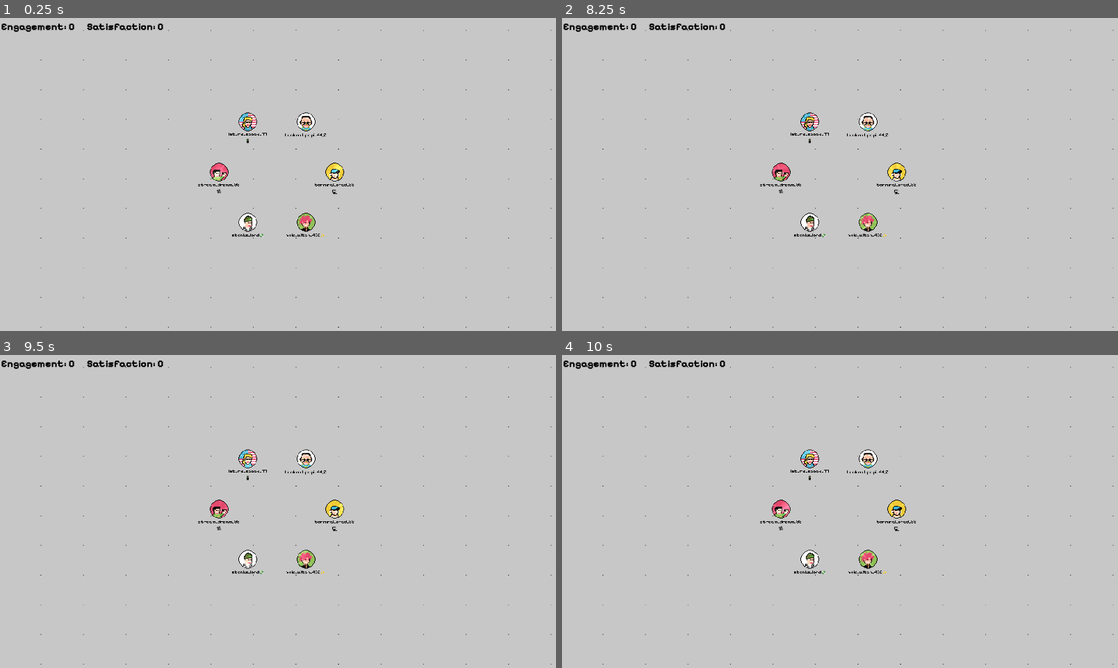
Above: before the commit, frames 1-4 (two rows, left to right).
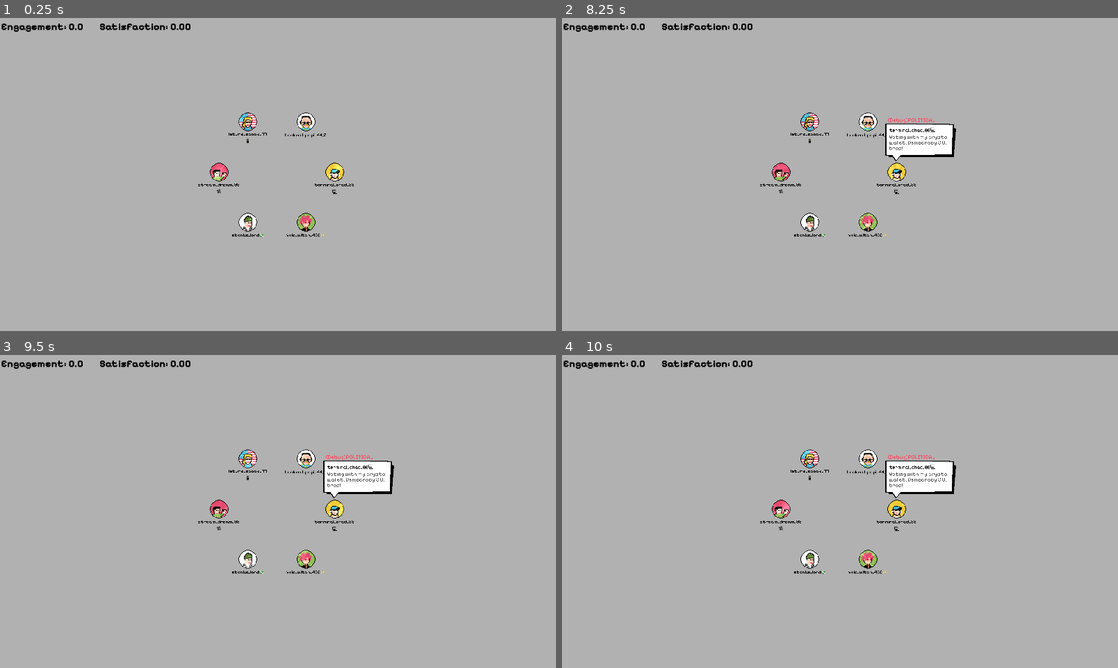
Above: after the commit, the same moments.

Repository: Pikachuxxxx/social-loops-gmtk
Game: Godot game, scene res://Scenes/main.tscn
Two runs of this game, one before a commit and one after it. Both use one fixed random seed, a clock stepped at 60 frames per second and the inputs below.
Inputs (mouse positions are in pixels of both pictures, inside the frame that each line leads up to):
- Up to frame 1 (0.25 s): no input
- Up to frame 2 (8.25 s): tap Enter at 0.5 s; move the mouse to (962, 158) at 0.52 s; hold Enter 0.53-1.25 s; click (962, 158) at 0.67 s; drag from (728, 190) to (812, 237) at 1.27 s; tap Space at 2 s; move the mouse to (895, 105) at 2.02 s; tap J at 2.1 s; click (895, 105) at 2.17 s; drag from (812, 237) to (673, 127) at 2.77 s; move the mouse to (1006, 221) at 3.52 s; hold Tab 3.53-4.25 s; click (1006, 221) at 3.67 s; drag from (673, 127) to (756, 96) at 4.27 s; move the mouse to (867, 174) at 5.02 s; hold Shift 5.03-5.75 s; click (867, 174) at 5.17 s; drag from (756, 96) to (728, 190) at 5.77 s; move the mouse to (962, 158) at 6.52 s; tap F at 6.6 s; click (962, 158) at 6.67 s; drag from (728, 190) to (812, 237) at 7.27 s; move the mouse to (895, 105) at 8.02 s; tap K at 8.1 s; click (895, 105) at 8.17 s
- Up to frame 3 (9.5 s): drag from (250, 574) to (111, 464) at 8.77 s
- Up to frame 4 (10 s): move the mouse to (1006, 558) at 9.52 s; hold Ctrl from 9.53 s (still down); click (1006, 558) at 9.67 s

The runs differ from the first frame. In frame 1, 0.3% of the frame differs, in the area x 7-100%, y 1-99%; in frame 2, 1.7%; in frame 3, 1.7%; in frame 4, 1.7%.

Commit message:
fixes and can remove from a single group

Diff:
--- a/Scenes/main.tscn
+++ b/Scenes/main.tscn
@@ -1,12 +1,11 @@
-[gd_scene load_steps=10 format=3 uid="uid://dcqben84wg4cm"]
+[gd_scene load_steps=9 format=3 uid="uid://dcqben84wg4cm"]
 
 [ext_resource type="Script" uid="uid://dh2c3yewo2rj0" path="res://Scripts/main.gd" id="1_bo1nx"]
 [ext_resource type="Script" uid="uid://dy1vb32td1nih" path="res://Scripts/Zuck.gd" id="2_8gbba"]
 [ext_resource type="Material" uid="uid://cimd6ew5o12xl" path="res://Shaders/Balatro.tres" id="3_21xkr"]
 [ext_resource type="Script" uid="uid://c4s7cypestpx" path="res://Scripts/CameraController.gd" id="3_kry3j"]
 [ext_resource type="AudioStream" uid="uid://dnsw6scgsmu44" path="res://assets/audio/sfx/idle_bgm.wav" id="4_6bp64"]
-[ext_resource type="Material" uid="uid://bqi0s5jfq76s1" path="res://Shaders/Grid.tres" id="6_6bp64"]
-[ext_resource type="Texture2D" uid="uid://dopd0qy2j0arw" path="res://assets/image/dps/persona_2.png" id="7_6bp64"]
+[ext_resource type="Script" uid="uid://i4ncmr0jhaqs" path="res://Scripts/RemoveFromGroup.gd" id="7_6bp64"]
 [ext_resource type="FontFile" uid="uid://dexwkjgp3ky6i" path="res://Fonts/PixelifySans-Bold.ttf" id="8_344ge"]
 
 [sub_resource type="LabelSettings" id="LabelSettings_ynf5e"]
@@ -42,13 +41,6 @@
 size_flags_horizontal = 4
 size_flags_vertical = 4
 
-[node name="Sprite2D" type="Sprite2D" parent="."]
-z_index = -505
-material = ExtResource("6_6bp64")
-position = Vector2(512, 512)
-scale = Vector2(1468.04, 1024)
-texture = ExtResource("7_6bp64")
-
 [node name="ZuckAlg" type="Node" parent="."]
 script = ExtResource("2_8gbba")
 post_cooldown_time_sec = 5
@@ -67,3 +59,19 @@
 layout_mode = 2
 text = "Engagement: 0      Satisfaction: 0"
 label_settings = SubResource("LabelSettings_ynf5e")
+
+[node name="Backdrop" type="CanvasLayer" parent="."]
+
+[node name="Polygon2D" type="Polygon2D" parent="Backdrop"]
+z_index = 100
+z_as_relative = false
+position = Vector2(325.404, 275.003)
+scale = Vector2(0.630199, 0.547395)
+color = Color(0, 0, 0.105882, 0.866667)
+polygon = PackedVector2Array(-536.979, -502.385, 2536, -517, 2543, 1483, 978.68, 1486.54, -529, 1498)
+
+[node name="RemoveNodeFromGroups" type="Node2D" parent="Backdrop" node_paths=PackedStringArray("mainNode")]
+z_index = 200
+z_as_relative = false
+script = ExtResource("7_6bp64")
+mainNode = NodePath("../..")
--- a/Scenes/persona_node.tscn
+++ b/Scenes/persona_node.tscn
@@ -46,9 +46,11 @@
 autowrap_mode = 2
 
 [node name="DownvotesFX" parent="NodeCollisionShape2D" instance=ExtResource("3_68h33")]
+z_index = 3
 position = Vector2(0, -40)
 lifetime = 3.0
 
 [node name="LikesFx" parent="NodeCollisionShape2D" instance=ExtResource("4_6mfyq")]
+z_index = 3
 position = Vector2(0, -40)
 lifetime = 3.0
--- a/Scripts/GameManager.gd
+++ b/Scripts/GameManager.gd
@@ -18,8 +18,29 @@
 	var currTime = Time.get_ticks_msec()
 	if currTime - prevTime > 3 * 1000:
 		print(currTime)
-		var activePosts = PostManager.get_active_posts(currTime)
-		print("Active Posts: " + str(activePosts))
+		var activePostsCount = PostManager.get_active_posts_count(currTime)
+		print("Active Posts: " + str(activePostsCount))
+		var metrics2 = PostManager.get_global_metrics()
+		var totalLikes = PostManager._debug_get_global_metrics()
+		print("Engagement: " + str(metrics2.x) + ", Satisfaction: " + str(metrics2.y) + ", Total Likes: " + str(totalLikes))
 		prevTime = currTime
+
 	PostManager.process(currTime)
-	pass
+
+	var activePosts: Array[XPost] = PostManager.get_active_posts(currTime)
+	for activePost in activePosts:
+		if currTime > activePost.startAt and !activePost.isTriggered:
+			activePost.isTriggered = true
+			var node = Globals.get_persona_node(activePost.nodeId)
+			node.set_xpost(activePost)
+
+		for rxn in activePost.rxns:
+			if currTime > rxn.startAt and !rxn.isTriggered:
+				rxn.isTriggered = true
+				var rxnNode = Globals.get_persona_node(rxn.nodeId)
+				if rxn.type == Reaction.RxnType.LIKE:
+					rxnNode.animate_likes()
+				elif rxn.type == Reaction.RxnType.DISLIKE:
+					rxnNode.animate_dislikes()
+				elif rxn.type == Reaction.RxnType.COMMENT:
+					rxnNode.animate_comment()
--- a/Scripts/Globals.gd
+++ b/Scripts/Globals.gd
@@ -1,10 +1,33 @@
 extends Node
+
+const pixelFont = preload("res://Fonts/PixelifySans-Regular.ttf")
 
 var g_nodes: Array[PersonaNode] = []
 var g_groups: Array[GroupNode] = []
+const g_colors: Array[Color] = [Color.GREEN, Color.BLUE, Color.ORANGE, Color.DEEP_PINK, Color.BLUE_VIOLET, Color.CRIMSON, Color.LIGHT_CORAL, Color.YELLOW, Color.RED, Color.GHOST_WHITE, Color.DEEP_SKY_BLUE, Color.DARK_SALMON, Color.DARK_ORANGE, Color.DARK_GREEN, Color.DARK_CYAN, Color.YELLOW_GREEN]
+
+# Using this for a quick solve
+var updatingNodeId: int = 0
+var showBackdrop: bool = false
 
 func get_persona_node (nid: int) -> PersonaNode:
 	for node in g_nodes:
 		if node.id == nid:
 			return node
 	return null
+
+func get_reachable_node_ids (nid: int)-> Array[int]:
+	var reachableNodeIds: Array[int] = []
+	for group in g_groups:
+		if group.nodeIds.has(nid):
+			for rnid in group.nodeIds:
+				if rnid != nid and !reachableNodeIds.has(rnid):
+					reachableNodeIds.append(rnid)
+	return reachableNodeIds
+
+func get_node_groups (nid: int) -> Array[GroupNode]:
+	var groups: Array[GroupNode] = []
+	for group in g_groups:
+		if group.nodeIds.has(nid):
+			groups.append(group)
+	return groups
--- a/Scripts/GroupNode.gd
+++ b/Scripts/GroupNode.gd
@@ -22,18 +22,18 @@
 func add_node_id (nodeId: int, nodeCB: Callable) -> void:
 	if not nodeIds.has(nodeId): # Use dictionary instead?
 		nodeIds.append(nodeId)
-		self.connect("post_created", nodeCB)
+		#self.connect("post_created", nodeCB)
 		onGroupUpdate.call()
 
 func insert_node_id (insertIdx: int, nodeId: int, nodeCB: Callable) -> void:
 	if not nodeIds.has(nodeId): # Use dictionary instead?
 		nodeIds.insert(insertIdx, nodeId)
-		self.connect("post_created", nodeCB)
+		#self.connect("post_created", nodeCB)
 		onGroupUpdate.call()
 
 func erase_node (nodeId: int, nodeCB: Callable):
 	nodeIds.erase(nodeId)
-	self.disconnect("post_created", nodeCB)
+	#self.disconnect("post_created", nodeCB)
 	onGroupUpdate.call()
 
 func make_post(post):
--- a/Scripts/PersonaNode.gd
+++ b/Scripts/PersonaNode.gd
@@ -26,7 +26,6 @@
 
 const PT = preload("res://Scripts/PostTypes.gd")
 const PERT = preload("res://Scripts/PersonaTypes.gd")
-const pixelFont = preload("res://Fonts/PixelifySans-Regular.ttf")
 const LikeFX = preload("res://FX/LikesFX.tscn")
 const DownvotesFX = preload("res://FX/DownvotesFX.tscn")
 
@@ -48,7 +47,7 @@
 	$NodeCollisionShape2D/Label.position += Vector2(0,85)
 
 	var labelSettings = LabelSettings.new()
-	labelSettings.font = pixelFont
+	labelSettings.font = Globals.pixelFont
 	labelSettings.font_color = Color.BLACK
 	labelSettings.font_size = 16
 	$NodeCollisionShape2D/Label.label_settings = labelSettings
@@ -112,6 +111,25 @@
 		$NodeCollisionShape2D/Post/PostType.text = "[Debug]" + PT.get_string_from_value(post.post_type)
 		deactivate_post_ui($NodeCollisionShape2D/Post)
 
+func set_xpost (post: XPost) -> void:
+	if persona and post:
+		$NodeCollisionShape2D/Post.visible = true
+		$NodeCollisionShape2D/Post/UserName.text = persona.user_name
+		## TODO: choose a post from post bank based on the type and intent etc.
+		$NodeCollisionShape2D/Post/PostMessage.text = PT.get_random_message(persona.persona_type, post.type)
+		$NodeCollisionShape2D/Post/PostType.text = "[Debug]" + PT.get_string_from_value(post.type)
+		deactivate_post_ui($NodeCollisionShape2D/Post)
+
+func animate_likes () -> void:
+	$NodeCollisionShape2D/LikesFx.restart()
+
+func animate_dislikes () -> void:
+	$NodeCollisionShape2D/DownvotesFX.restart()
+
+func animate_comment () -> void:
+	spawn_comment_sprite(position)
+
+
 func update_feed(post: Post, group: Group) -> void:
 	# If self posted don't react, but make the post
 	if(post.who_posted == id):
--- a/Scripts/PostManager.gd
+++ b/Scripts/PostManager.gd
@@ -17,72 +17,161 @@
 """
 const PT = preload("res://Scripts/PostTypes.gd")
 
-const POST_START_OFFSET = 3 * 1000
-const POST_MIN_END_OFFSET = 6 * 1000
+const POST_START_OFFSET = 2 * 1000
+const POST_MIN_END_OFFSET = 4 * 1000
 const RXN_START_OFFSET = 1 * 1000
 const RXN_TIME = 0.5 * 1000
-const RXN_COMMENT_TIME = 2 * 1000
-const RXN_COMMENT_READ_TIME = 2 * 1000 # Maybe calculate it dynamically
+const RXN_COMMENT_TIME = 1 * 1000
+const RXN_COMMENT_READ_TIME = 1 * 1000 # Maybe calculate it dynamically
 
 static var posts: Array[XPost] = []
 
 static func process(currTime: int) -> void:
-	var activePostCount = get_active_posts(currTime)
+	var activePostCount = get_active_posts_count(currTime)
 
 	#print("Posts Active: " + str(activePostCount))
 	if posts.size() == 0 and  currTime - GameManager.START_TIME > GameManager.START_TIME_OFFSET:
 		print("Create first post")
 		PostManager.generate_new_post(currTime)
 
-	if activePostCount == 0 and currTime - GameManager.START_TIME > GameManager.START_TIME_OFFSET + POST_START_OFFSET + POST_MIN_END_OFFSET:
+	if activePostCount < 2 and currTime - GameManager.START_TIME > GameManager.START_TIME_OFFSET + POST_START_OFFSET + POST_MIN_END_OFFSET:
 		PostManager.generate_new_post(currTime)
+
+static func generate_rxns (postStartAt: int, type: int, rxnIds: Array[int]):
+	var rxns: Array[Reaction] = []
+	for rxnId in rxnIds:
+		var rxnNode = Globals.get_persona_node(rxnId)
+		var likesPost = type & rxnNode.persona.likes > 0
+		var dislikesPost = type & rxnNode.persona.dislikes > 0
+		var rxn = Reaction.new()
+		rxn.startAt = postStartAt + RXN_START_OFFSET# + randi_range(0,4) * 1000
+		rxn.nodeId = rxnNode.id
+		if likesPost:
+			rxn.type = Reaction.RxnType.LIKE
+		elif dislikesPost:
+			rxn.type = Reaction.RxnType.DISLIKE
+		else:
+			# try random, favouring towards a like
+			rxn.type = Reaction.RxnType.NEUTRAL
+		rxns.append(rxn)
+		var commentTime = 0
+		if randf_range(0,1) > 0.5:
+			var commentRxn = Reaction.new()
+			commentRxn.type = Reaction.RxnType.COMMENT
+			commentRxn.nodeId = rxnNode.id
+			commentRxn.startAt = rxn.startAt + RXN_COMMENT_TIME# + randi_range(0,4) * 1000
+			commentRxn.comment = "Some comment"
+			if likesPost:
+				commentRxn.commentSense = 1
+			elif dislikesPost:
+				commentRxn.commentSense = -1
+			else:
+				commentRxn.commentSense = 0
+			commentTime = commentRxn.startAt + RXN_COMMENT_READ_TIME
+			rxns.append(rxn)
+	return rxns
 
 static func generate_new_post (currTime: int):
 	print("Generating new post")
 	var post = XPost.new()
-	post.startAt = currTime + POST_START_OFFSET
+	post.startAt = currTime + POST_START_OFFSET + randi_range(0,4) * 1000
 
 	var node = Globals.g_nodes[randi_range(0, Globals.g_nodes.size()-1)]
+	while get_active_posts(currTime).map(func(p): return p.nodeId).has(node.id):
+		node = Globals.g_nodes[randi_range(0, Globals.g_nodes.size()-1)]
+
 	post.type = Zuck.get_random_liked_index(node.persona.likes, PT.POST_TYPE.MAX_POST_TYPES)
 	post.nodeId = node.id
 
 	post.endAt = post.startAt + POST_MIN_END_OFFSET
-	for group in Globals.g_groups:
-		if group.nodeIds.has(post.nodeId):
-			for gNodeId in group.nodeIds:
-				if gNodeId != post.nodeId:
-					var rxnNode = Globals.get_persona_node(gNodeId)
-					var likesPost = post.type & rxnNode.persona.likes > 0
-					var rxn = Reaction.new()
-					rxn.startAt = post.startAt + RXN_START_OFFSET + randi_range(0,2) * 1000
-					rxn.nodeId = rxnNode.id
-					if likesPost:
-						rxn.type = Reaction.RxnType.LIKE
-					else:
-						rxn.type = Reaction.RxnType.DISLIKE
-					post.rxns.append(rxn)
-					var commentTime = 0
-					if randf_range(0,1) > 0.5:
-						var commentRxn = Reaction.new()
-						commentRxn.type = Reaction.RxnType.COMMENT
-						commentRxn.nodeId = rxnNode.id
-						commentRxn.startAt = rxn.startAt + RXN_COMMENT_TIME + randi_range(0,3) * 1000
-						commentRxn.comment = "Some comment"
-						commentTime = commentRxn.startAt + RXN_COMMENT_READ_TIME
-						post.rxns.append(rxn)
-					var postEndAt = rxn.startAt + RXN_TIME + commentTime
-					if postEndAt > post.endAt:
-						post.endAt = postEndAt
+
+	var reachableNodeIds = Globals.get_reachable_node_ids(post.nodeId)
+	post.rxns.append_array(generate_rxns(post.startAt, post.type, reachableNodeIds))
 	posts.append(post)
+
 	print("Post start: " + str(post.startAt) + ", end: " + str(post.endAt))
 	var likes = str(post.rxns.filter(func(rxn): return rxn.type == Reaction.RxnType.LIKE).size())
 	var dislikes = str(post.rxns.filter(func(rxn): return rxn.type == Reaction.RxnType.DISLIKE).size())
 	var comments = str(post.rxns.filter(func(rxn): return rxn.type == Reaction.RxnType.COMMENT).size())
 	print("\tLikes: " + likes + ", Dislikes: " + dislikes + ", Comments: " + comments)
 
-static func get_active_posts (currTime: int):
+static func update_rxns () -> void:
+	var currTime: int = Time.get_ticks_msec()
+	var activePosts = get_active_posts(currTime)
+	for activePost in activePosts:
+		var reachableNodeIds: Array[int] = Globals.get_reachable_node_ids(activePost.nodeId)
+
+		var reachedNodeIds: Array[int] = []
+		for rxn in activePost.rxns:
+			reachedNodeIds.append(rxn.nodeId)
+
+		for rxn in activePost.rxns:
+			if reachableNodeIds.has(rxn.nodeId):
+				reachableNodeIds.erase(rxn.nodeId)
+				reachedNodeIds.erase(rxn.nodeId)
+
+		# Removing rxns that are not reachable
+		for rxn in activePost.rxns:
+			if reachableNodeIds.has(rxn.nodeId) and currTime < rxn.endAt:
+				activePost.rxns.erase(rxn)
+
+		# Adding new rxns
+		activePost.rxns.append_array(generate_rxns(currTime, activePost.type, reachableNodeIds))
+	pass
+
+static func get_active_posts_count (currTime: int) -> int:
 	var activePostCount = 0
 	for post in posts:
 		if currTime < post.endAt:
 			activePostCount += 1
 	return activePostCount
+
+static func get_active_posts (currTime: int) -> Array[XPost]:
+	var activePosts: Array[XPost] = []
+	for post in posts:
+		if currTime < post.endAt:
+			activePosts.append(post)
+	return activePosts
+
+# Vector2(enagement, satisfaction)
+static func _debug_get_global_metrics () -> int:
+	var totalLikes: int = 0
+	for post in posts:
+		if post.isTriggered:
+			var likes = 0
+			var comments = 0
+			var positiveComments = 0
+			for rxn in post.rxns:
+				if rxn.isTriggered:
+					if rxn.type == Reaction.RxnType.LIKE:
+						likes += 1
+					elif rxn.type == Reaction.RxnType.COMMENT:
+						comments += 1
+						positiveComments += rxn.commentSense
+			totalLikes += likes + positiveComments * 2
+	return totalLikes
+
+# Vector2(enagement, satisfaction)
+static func get_global_metrics () -> Vector2:
+	var pastTime = Time.get_ticks_msec() - 30 * 1000 # 10 seconds window, all posts before that become irrelevant
+	var engagement: int = 0
+	var totalLikes: int = 0
+	for post in posts:
+		if post.endAt > pastTime and post.isTriggered:
+			var likes = 0
+			var dislikes = 0
+			var comments = 0
+			var positiveComments = 0
+			for rxn in post.rxns:
+				if rxn.isTriggered:
+					if rxn.type == Reaction.RxnType.LIKE:
+						likes += 1
+					elif rxn.type == Reaction.RxnType.DISLIKE:
+						dislikes += 1
+					elif rxn.type == Reaction.RxnType.COMMENT:
+						comments += 1
+						positiveComments += rxn.commentSense
+			engagement += likes + dislikes + comments * 2
+			totalLikes += likes + positiveComments * 2
+	var satisfaction: float = float(totalLikes)/engagement if engagement > 0 else 0
+	return Vector2(engagement, satisfaction)
--- /dev/null
+++ b/Scripts/RemoveFromGroup.gd
@@ -0,0 +1,61 @@
+extends Node2D
+class_name RemoveFromGroup
+
+@export var mainNode: Node2D
+
+const BUTTON_WIDTH = 175
+const BUTTON_HEIGHT = 60
+
+var removeNodes: Array[RemoveNode] = []
+
+func draw_group (pos: Vector2, color: Color) -> void:
+	draw_rect(Rect2(pos-Vector2(10,(BUTTON_HEIGHT/2)+5), Vector2(BUTTON_WIDTH+10, BUTTON_HEIGHT-8)), Color.NAVY_BLUE)
+
+	var textWidth = Globals.pixelFont.get_string_size("x", 0, -1, 40)
+	draw_string(Globals.pixelFont, pos, "x", 0, -1, 40, Color.RED)
+
+	pos += Vector2(45, 0)
+	draw_circle(pos-Vector2(0,10), 10, color)
+	draw_string(Globals.pixelFont, pos+Vector2(20,0), "Group", 0, -1, 34, Color.WHITE)
+
+func _draw () -> void:
+	var wSize: Vector2i = DisplayServer.screen_get_size()
+	var center: Vector2 = (wSize/2) - Vector2i(320, 220)
+	#var rectPos = Vector2(center.x, center.y)
+	#var rectSize =
+	#if Globals.updatingNodeId != null:
+	if Globals.updatingNodeId != null:
+		removeNodes.clear()
+		var groups = Globals.get_node_groups(Globals.updatingNodeId)
+		var overallHeight = BUTTON_HEIGHT * groups.size()
+		var startPos = center - Vector2(BUTTON_WIDTH/2, overallHeight/2)
+		var pos = startPos
+		for group in groups:
+			var removeNode = RemoveNode.new()
+			removeNode.group = group
+			removeNode.rectangle = Rect2(pos-Vector2(10,(BUTTON_HEIGHT/2)+5), Vector2(BUTTON_WIDTH+10, BUTTON_HEIGHT-8))
+			removeNodes.append(removeNode)
+			draw_group(pos, Globals.g_colors[group.id])
+			pos.y += BUTTON_HEIGHT
+		#draw_rect(Rect2(startPos, Vector2(BUTTON_WIDTH, BUTTON_HEIGHT)), Color.WHITE)
+	pass
+
+# Called when the node enters the scene tree for the first time.
+func _ready() -> void:
+	pass # Replace with function body.
+
+
+# Called every frame. 'delta' is the elapsed time since the previous frame.
+func _process(delta: float) -> void:
+	pass
+
+func _input(event: InputEvent) -> void:
+	if event is InputEventMouseButton:
+		if event.pressed and event.button_index == MOUSE_BUTTON_LEFT:
+			for removeNode in removeNodes:
+				print(removeNode.rectangle)
+				print(event.position)
+				if removeNode.rectangle.has_point(event.position):
+					removeNode.group.erase_node(Globals.updatingNodeId, func(): pass)
+					Globals.showBackdrop = false
+					mainNode.queue_redraw()
--- a/Scripts/entities/Post.gd
+++ b/Scripts/entities/Post.gd
@@ -7,3 +7,4 @@
 var endAt: int = 0
 var rxns: Array[Reaction] = []
 var nodeId: int = -1
+var isTriggered: bool = false
--- a/Scripts/entities/Reaction.gd
+++ b/Scripts/entities/Reaction.gd
@@ -1,9 +1,11 @@
 extends Node
 class_name Reaction
 
-enum RxnType {LIKE, DISLIKE, COMMENT}
+enum RxnType {LIKE, DISLIKE, COMMENT, NEUTRAL}
 
 var startAt: int
 var type: RxnType = RxnType.LIKE
 var comment: String = ""
 var nodeId: int = 0
+var commentSense: int = 0 # -1 negative, 0 neutral, 1 positive
+var isTriggered: bool = false
--- /dev/null
+++ b/Scripts/entities/RemoveNode.gd
@@ -0,0 +1,5 @@
+extends Node
+class_name RemoveNode
+
+var group: GroupNode
+var rectangle: Rect2
--- a/Scripts/main.gd
+++ b/Scripts/main.gd
@@ -6,7 +6,7 @@
 
 var groupPairCount: Dictionary = {}
 
-const groupColors: Array[Color] = [Color.GREEN, Color.BLUE, Color.ORANGE, Color.DEEP_PINK, Color.BLUE_VIOLET, Color.CRIMSON, Color.LIGHT_CORAL, Color.YELLOW, Color.RED, Color.GHOST_WHITE, Color.DEEP_SKY_BLUE, Color.DARK_SALMON, Color.DARK_ORANGE, Color.DARK_GREEN, Color.DARK_CYAN, Color.YELLOW_GREEN]
+
 var mousePosition: Vector2 = Vector2(0,0)
 var wiggle = Wiggle.new()
 
@@ -31,7 +31,7 @@
 			var count = Utils.get_pair_count(groupPairCount, nodeId, nextNodeId)
 			var points = Utils.get_adjacent_line(_groupPairCount[key], count, nodePosition, nextNodePosition)
 
-			draw_line(points[0], points[1], groupColors[group.id], 3, false)
+			draw_line(points[0], points[1], Globals.g_colors[group.id], 3, false)
 
 # Called when the node enters the scene tree for the first time.
 func _ready() -> void:
@@ -62,10 +62,17 @@
 	#zuck.process(delta)
 	wiggle.process(delta, func ():
 		# Wiggle detected
+		# Globals.g_nodes.filter()
 		for node in Globals.g_nodes:
 			if node.isDragging:
-				for group in Globals.g_groups:
-					group.erase_node(node.id, node.update_feed)
+				var groups = Globals.get_node_groups(node.id)
+				if groups.size() == 1:
+					groups[0].erase_node(node.id, node.update_feed)
+				elif groups.size() > 1:
+					PostManager.update_rxns()
+					Globals.showBackdrop = true
+					Globals.updatingNodeId = node.id
+					$Backdrop/RemoveNodeFromGroups.queue_redraw()
 	)
 
 	for node in Globals.g_nodes:
@@ -73,6 +80,14 @@
 			node.update_sprite_scale(2.4)
 		else:
 			node.update_sprite_scale(2)
+
+	var metrics2 = PostManager.get_global_metrics()
+	$CanvasLayer2/MarginContainer/Label.text = "Engagement: " + str(metrics2.x) + "        Satisfaction: %.2f" % metrics2.y
+
+	if Globals.showBackdrop:
+		$Backdrop.show()
+	else:
+		$Backdrop.hide()
 
 func _input(event: InputEvent) -> void:
 	if event is InputEventMouseButton:
@@ -101,6 +116,7 @@
 						)
 						group.add_node_id(node.id, node.update_feed)
 						Globals.g_groups.append(group)
+						PostManager.update_rxns()
 						queue_redraw()
 						break
 		elif event.button_index == MOUSE_BUTTON_RIGHT:
@@ -122,6 +138,7 @@
 					var group = Globals.g_groups[groupNodeVector.x]
 					var insertIdx = groupNodeVector.y+1
 					group.insert_node_id(insertIdx, node.id, node.update_feed)
+					PostManager.update_rxns()
 				wiggle.on_move(mousePosition)
 				queue_redraw()
 		# GroupNode expansion
Not shown, added: Scripts/RemoveFromGroup.gd.uid
Not shown, added: Scripts/entities/RemoveNode.gd.uid
